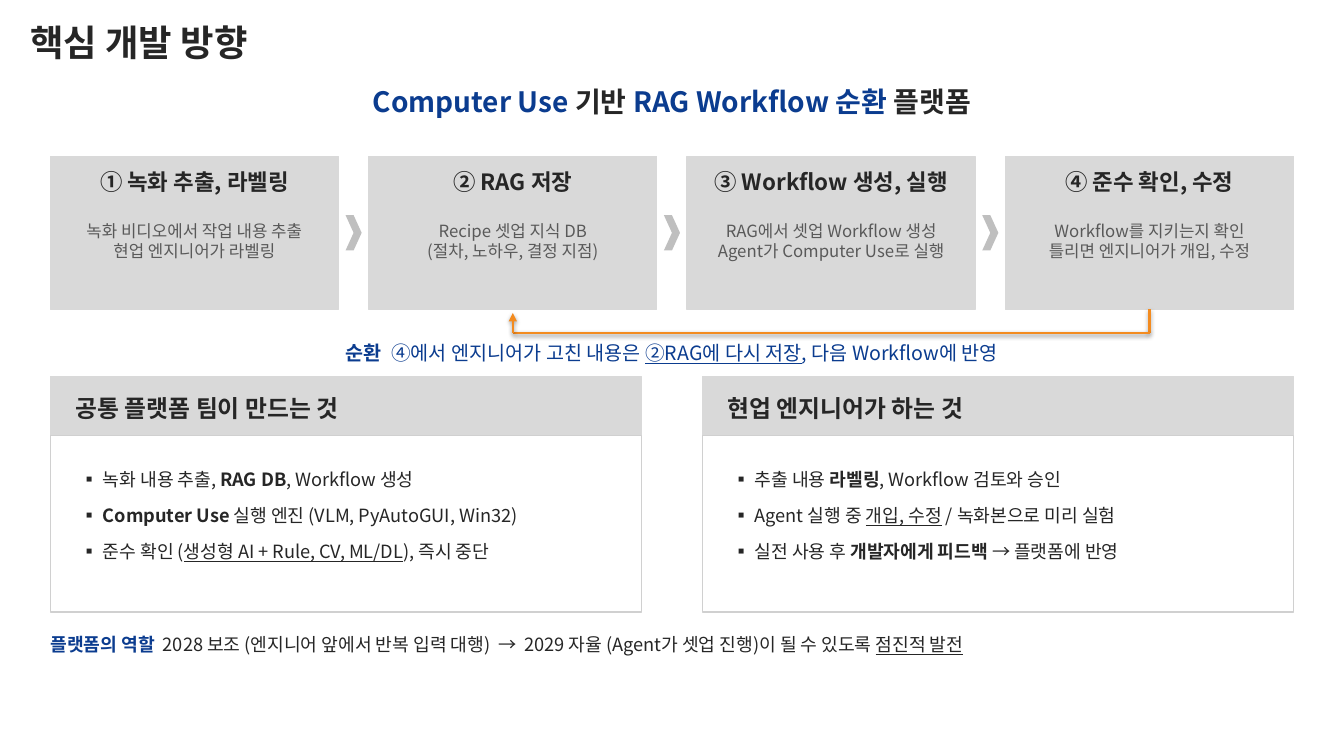
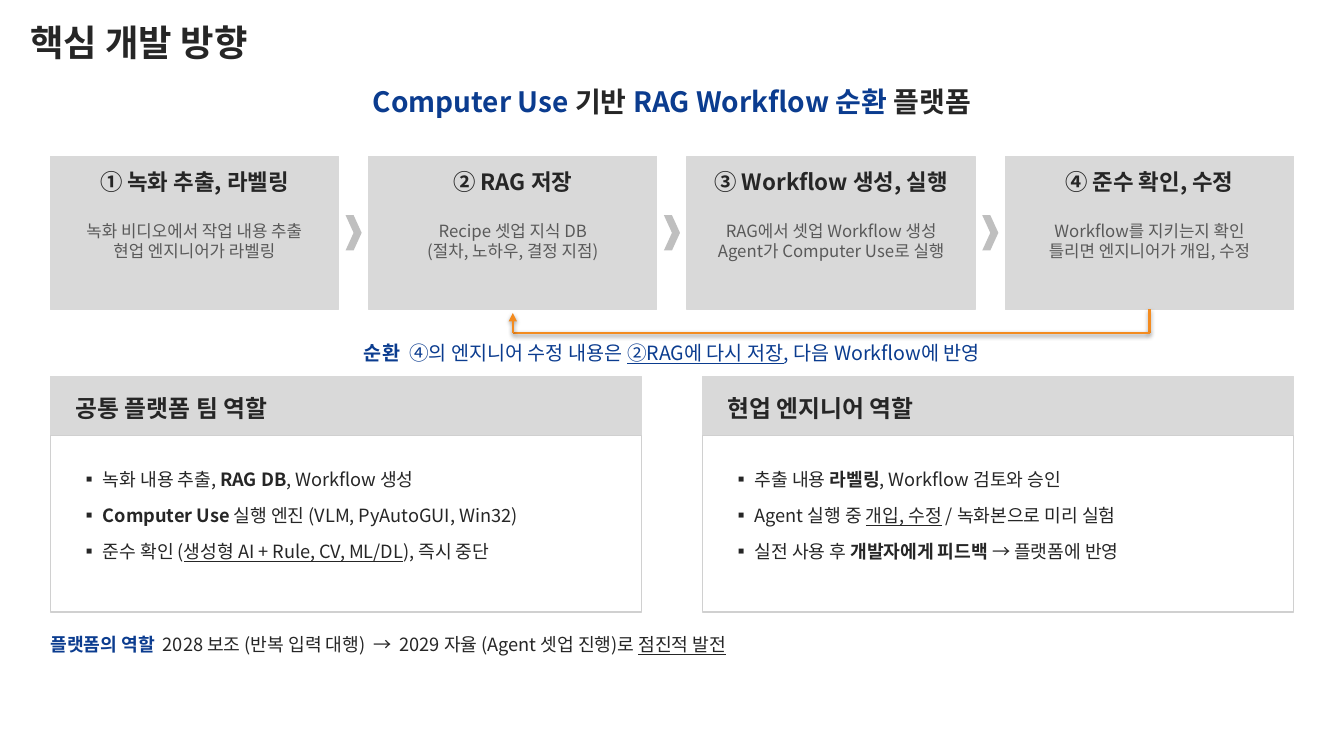
Before and after one commit to DarrenKoi/pm_notes, a slide deck: slide 6 of my-task/arc-tf/deliverables/arc-tf-proposal.pptx. Drawn at 1344x756 pixels with LibreOffice and Linux fonts; fonts in the diff are those of the drawing. Boxes give left, top, right and bottom in pixels: in the first picture for what was removed or moved away, otherwise in the second. Text is boxed around its words. In the diff, an @@ line names an element or a change of style, - is before the commit and + after.

```diff
--- a/my-task/arc-tf/deliverables/arc-tf-proposal.pptx
+++ b/my-task/arc-tf/deliverables/arc-tf-proposal.pptx
@@ text at box(364, 343, 980, 364): text changed @@
-순환 ④에서 엔지니어가 고친 내용은 ②RAG에 다시 저장, 다음 Workflow에 반영
+순환 ④의 엔지니어 수정 내용은 ②RAG에 다시 저장, 다음 Workflow에 반영
@@ text at box(76, 397, 267, 419): text changed @@
-공통 플랫폼 팀이 만드는 것
+공통 플랫폼 팀 역할
@@ text at box(727, 397, 914, 419): text changed @@
-현업 엔지니어가 하는 것
+현업 엔지니어 역할
@@ text at box(50, 635, 726, 656): text changed @@
-플랫폼의 역할 2028 보조 (엔지니어 앞에서 반복 입력 대행) → 2029 자율 (Agent가 셋업 진행)이 될 수 있도록 점진적 발전
+플랫폼의 역할 2028 보조 (반복 입력 대행) → 2029 자율 (Agent 셋업 진행)로 점진적 발전
```
Also in this commit, not shown: 4 other slides changed, 9 other files.
